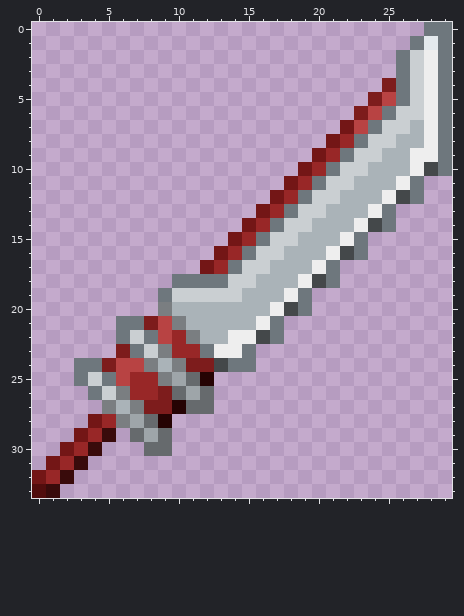
Two versions of one pixel-art sprite, Weapons/Melee/Shrike.png. The picture above was drawn from the file before the commit.
The file is 60x68 pixels, drawn in blocks of 2x2; one block is one cell here. Colours within 5 levels of each other are drawn and written as one.
After:
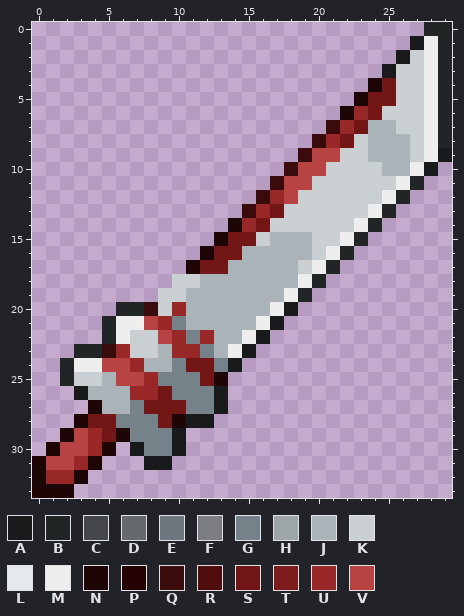
Palette (. is transparent): A #181a1b  B #222526  C #44484a  D #666a6d  E #6e777d  F #7a7e81  G #758289  H #9ea5a9  J #aab3b8  K #cacfd2  L #e3e9ed  M #eeeeee  N #1f0606  P #250303  Q #390b0b  R #510d0d  S #731616  T #7d1c1c  U #982727  V #b84343
Edits made:
Changed rows in their new state; - is an unchanged pixel.
first column x 0:
 0 ----------------------------BB
 1 ---------------------------AMB
 2 --------------------------A--B
 3 -------------------------AK--B
 4 ------------------------NSK--B
 5 -----------------------NSSK--B
 6 ----------------------NUSK---B
 7 ---------------------QUSJJ-K-B
 8 --------------------QUSKJJ-K-B
 9 -------------------QVVK-J--K-A
10 ------------------QVVK--K---A.
11 -----------------QVVK--KKK-B--
12 ----------------QUVK--KKK-B.--
13 ---------------QUSK--KKK-B----
14 --------------NUSK--KKK-B.----
15 -------------N-SKJJ-KK-B------
16 ------------N-SJJJ--K-B.------
17 -----------N-SJJJ--K-B--------
18 ----------KKJJJJ----B.--------
19 ---------K-JJJJ----B----------
20 ------BBQKU-------A.----------
21 -----BMMVUG------A------------
22 -----BM-K--GU-J-A.------------
23 ---BBQUK-J--GJ-A--------------
24 --BMMV-UJ-GSSGA.--------------
25 --BK-J-V-GGGSN----------------
26 ---AJJJ--SGGGA----------------
27 ----NJ-GSSSGGA----------------
28 ---N-SGGGSNAA-----------------
29 --NV-SNGGGA-------------------
30 -NVVUN-AGGA-------------------
31 NVVUN---AA--------------------
32 N-UN--------------------------
33 NNN---------------------------
Changed places in both pictures, as pixel boxes (x1, y1, x2, y2):
changed: (32, 22, 452, 498)
